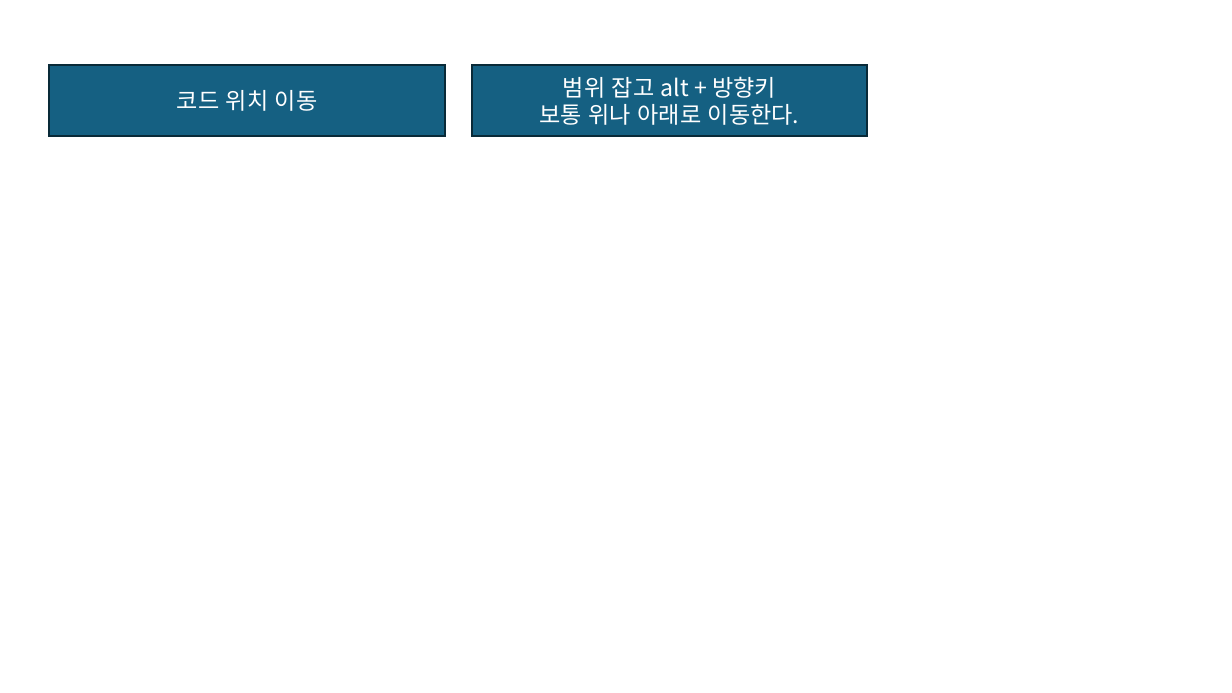
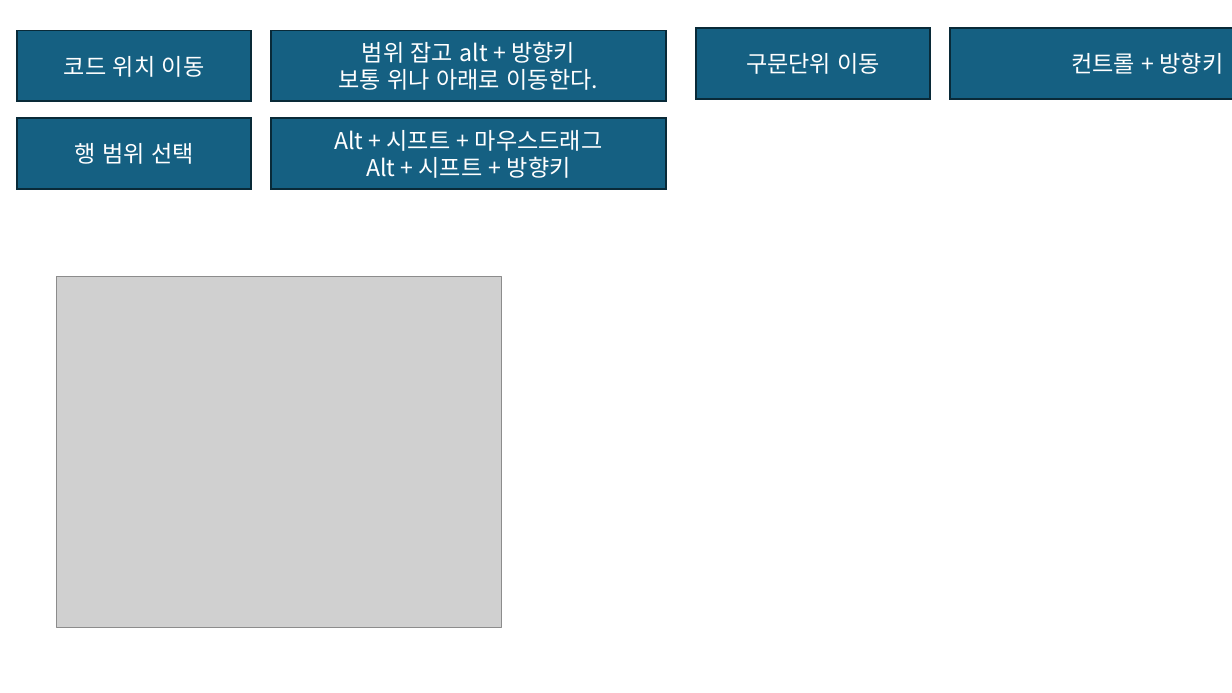
Before and after one commit to JaeSuGang/AssortRockAssignment, a slide deck: slide 5 of DOC/공통문서/비주얼스튜디오 단축키.pptx (slide 8 before the commit). Drawn at 1232x693 pixels with LibreOffice and Linux fonts; fonts in the diff are those of the drawing; grey boxes stand for pictures. Boxes give left, top, right and bottom in pixels: in the first picture for what was removed or moved away, otherwise in the second. Text is boxed around its words. In the diff, an @@ line names an element or a change of style, - is before the commit and + after.

```diff
--- a/DOC/공통문서/비주얼스튜디오 단축키.pptx
+++ b/DOC/공통문서/비주얼스튜디오 단축키.pptx
@@ rectangle added at box(696, 29, 930, 100), fill #156082, outline #092A39 1.5 pt, 18 pt, text #FFFFFF @@
+구문단위 이동
@@ rectangle added at box(950, 29, 1232, 100), fill #156082, outline #092A39 1.5 pt, 18 pt, text #FFFFFF @@
+컨트롤 + 방향키
@@ rectangle "코드 위치 이동": place and size @@
-rectangle "코드 위치 이동" at box(49, 66, 445, 137)
+rectangle "코드 위치 이동" at box(18, 30, 251, 102)
@@ rectangle "범위 잡고 alt + 방향키": place and size @@
-rectangle "범위 잡고 alt + 방향키" at box(472, 66, 868, 137)
+rectangle "범위 잡고 alt + 방향키" at box(271, 30, 666, 102)
@@ rectangle added at box(18, 118, 251, 189), fill #156082, outline #092A39 1.5 pt, 18 pt, text #FFFFFF @@
+행 범위 선택
@@ rectangle added at box(271, 118, 666, 189), fill #156082, outline #092A39 1.5 pt, 18 pt, text #FFFFFF @@
+Alt + 시프트 + 마우스드래그
+Alt + 시프트 + 방향키
@@ picture added at box(56, 277, 501, 628) @@
```
Also in this commit, not shown: 4 slides added, 15 other files.
